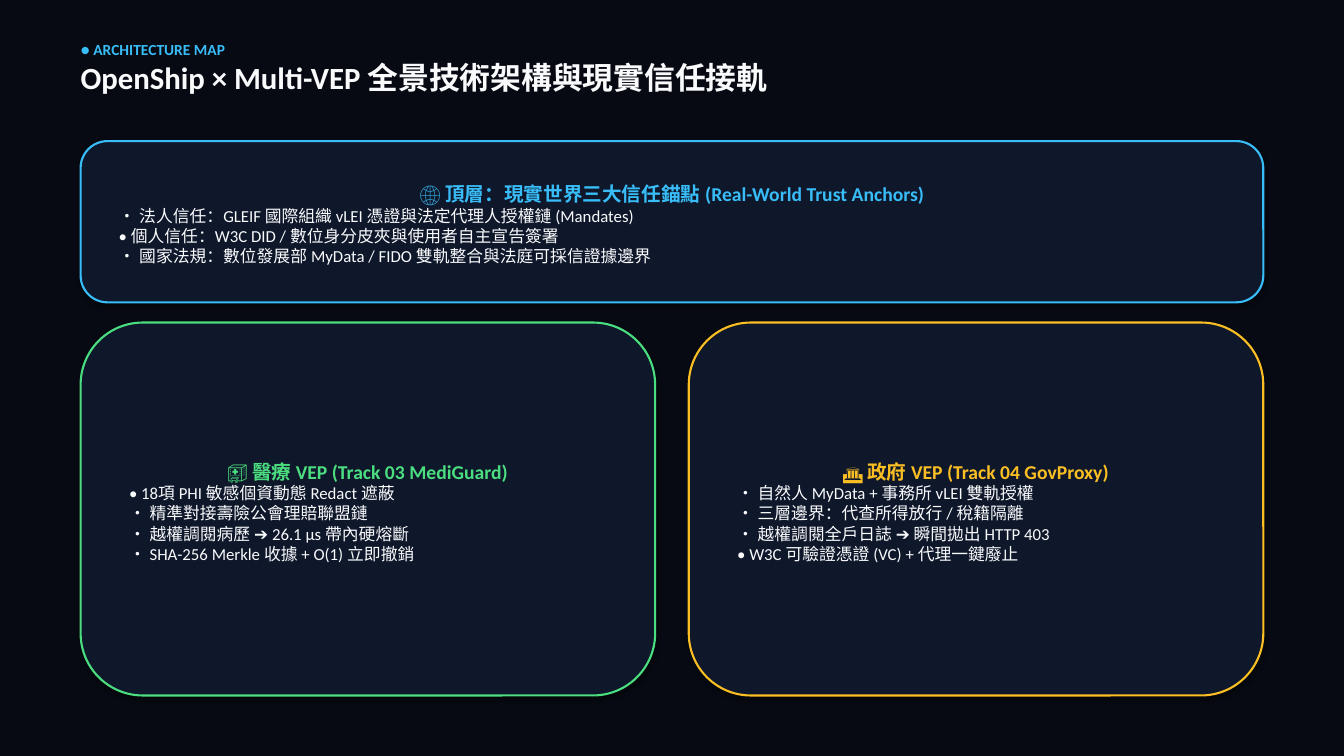
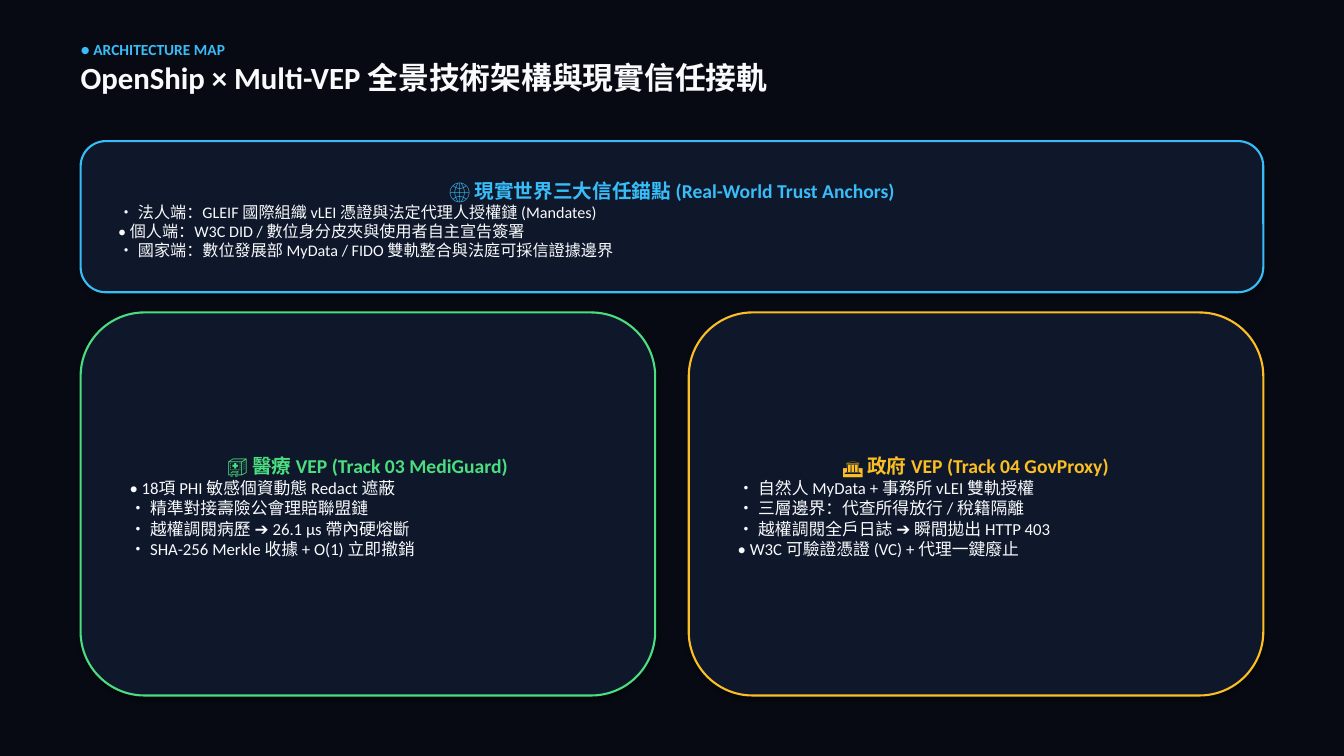
Before and after one commit to Top-Celestial-Company-Ltd/DROS-Hackathon-Showcase, a slide deck: slide 4 of DROS_DEMO.pptx. Drawn at 1344x756 pixels with LibreOffice and Linux fonts; fonts in the diff are those of the drawing. Boxes give left, top, right and bottom in pixels: in the first picture for what was removed or moved away, otherwise in the second. Text is boxed around its words. In the diff, an @@ line names an element or a change of style, - is before the commit and + after.

```diff
--- a/DROS_DEMO.pptx
+++ b/DROS_DEMO.pptx
@@ rounded rectangle "🌐 現實世界三大信任錨點 (Real-World Trust Anchors)" resized from (x1=81, y1=141, x2=1263, y2=302) to (x1=81, y1=141, x2=1263, y2=292) @@
@@ text in rounded rectangle at (x1=130, y1=181, x2=894, y2=259): text changed; size 12 to 11.5 pt @@
-🌐 頂層：現實世界三大信任錨點 (Real-World Trust Anchors)
-• 法人信任：GLEIF 國際組織 vLEI 憑證與法定代理人授權鏈 (Mandates)
-• 個人信任：W3C DID / 數位身分皮夾與使用者自主宣告簽署
-• 國家法規：數位發展部 MyData / FIDO 雙軌整合與法庭可採信證據邊界
+🌐 現實世界三大信任錨點 (Real-World Trust Anchors)
+• 法人端：GLEIF 國際組織 vLEI 憑證與法定代理人授權鏈 (Mandates)
+• 個人端：W3C DID / 數位身分皮夾與使用者自主宣告簽署
+• 國家端：數位發展部 MyData / FIDO 雙軌整合與法庭可採信證據邊界
@@ rounded rectangle "🏥 醫療 VEP (Track 03 ..." resized from (x1=81, y1=323, x2=655, y2=696) to (x1=81, y1=313, x2=655, y2=696) @@
@@ rounded rectangle "🏛️ 政府 VEP (Track 04 ..." resized from (x1=689, y1=323, x2=1263, y2=696) to (x1=689, y1=313, x2=1263, y2=696) @@
```
Also in this commit, not shown: 4 other slides changed, 1 slide removed.
